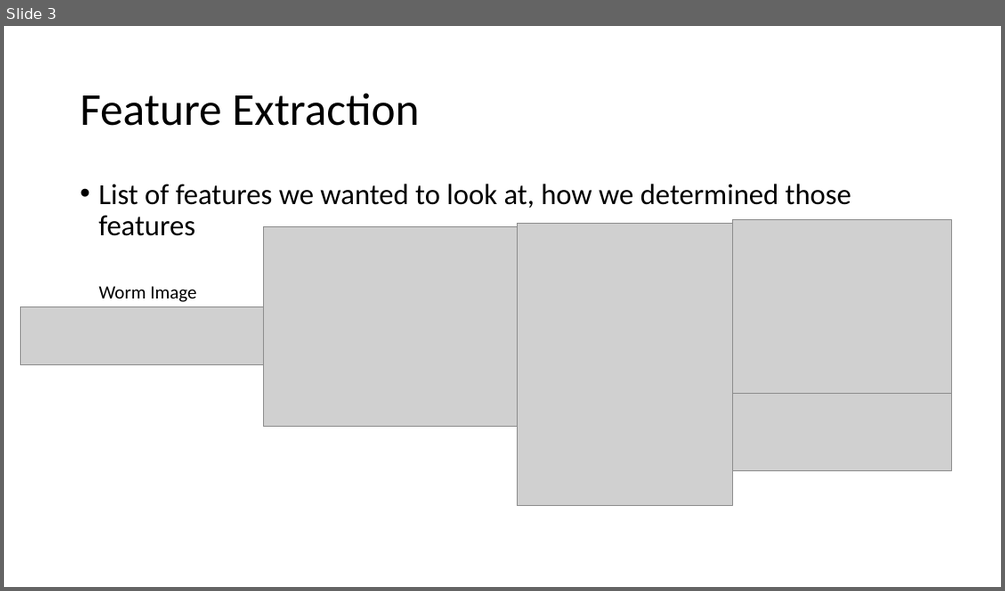
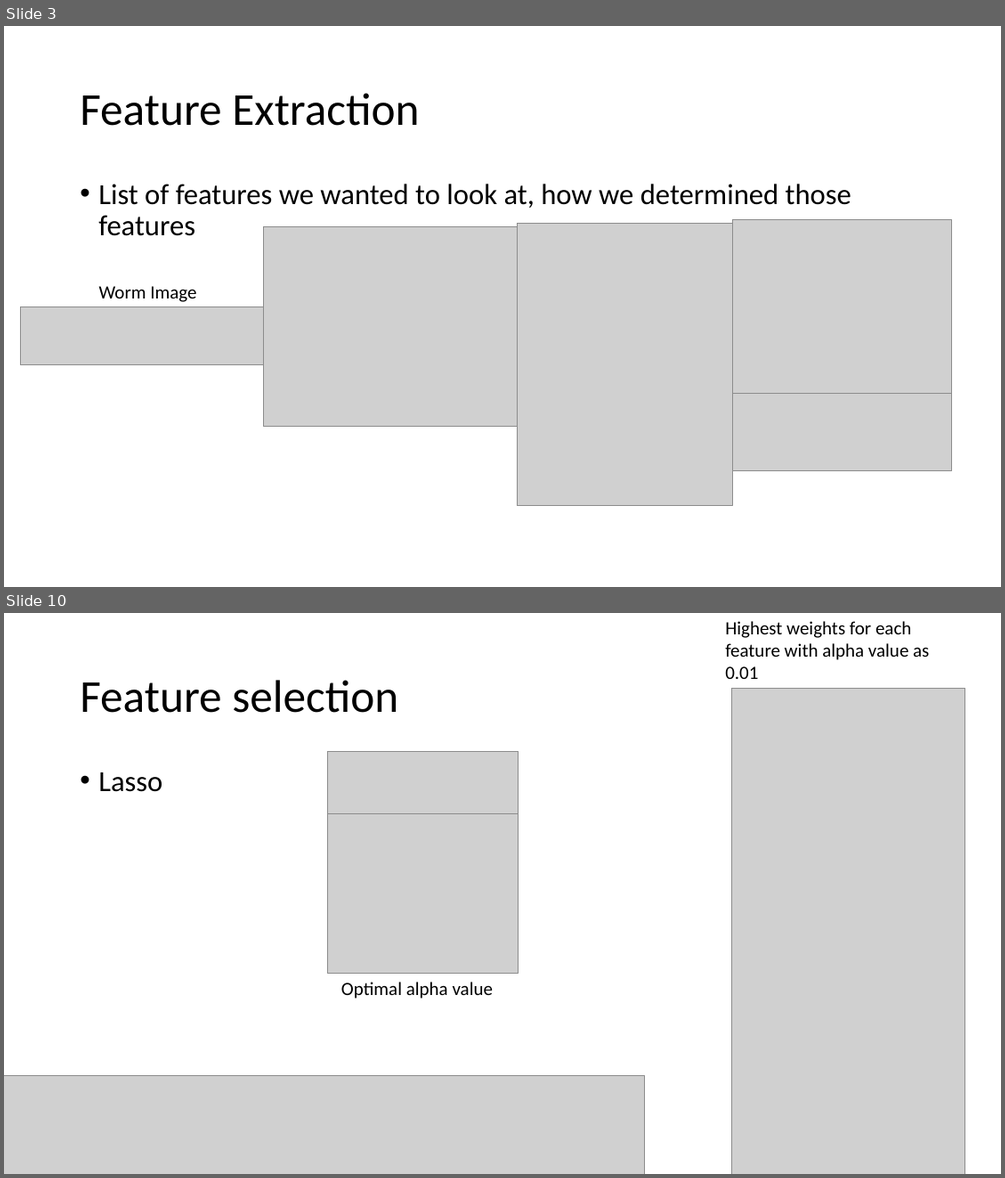
Before and after one commit to McGrathWormStuff/Image_Processing, a slide deck: Image Processing Presentation.pptx. Shown one above the other, each under a label of ours: slide 3 before the commit, slides 3 and 10 after it; the slides between them are not shown. The pictures are 1005x591 and 1005x1178 pixels, drawn with LibreOffice and Linux fonts; fonts in the diff are those of the drawing; grey boxes stand for pictures. Boxes give left, top, right and bottom in pixels: in the first picture for what was removed or moved away, otherwise in the second. Text is boxed around its words. In the diff, an @@ line names an element or a change of style, - is before the commit and + after.

```diff
--- a/Image Processing Presentation.pptx
+++ b/Image Processing Presentation.pptx
@@ slide 10 added at bbox=[4, 613, 1001, 1174], background #FFFFFF @@
@@ text added at bbox=[725, 621, 929, 679], 18 pt, text #000000 @@
+Highest weights for each feature with alpha value as 0.01
@@ title added at bbox=[80, 680, 398, 713], 44 pt, text #000000 @@
+Feature selection
@@ picture added at bbox=[732, 688, 965, 1174] @@
@@ text added at bbox=[98, 772, 162, 792], 28 pt, text #000000 @@
+• Lasso
@@ picture added at bbox=[328, 751, 518, 813] @@
@@ picture added at bbox=[328, 813, 518, 973] @@
@@ text added at bbox=[341, 981, 494, 998], 18 pt, text #000000 @@
+Optimal alpha value
@@ picture added at bbox=[4, 1075, 644, 1174] @@
```
Also in this commit, not shown: 5 slides changed, 7 other slides added, 3 slides removed.
